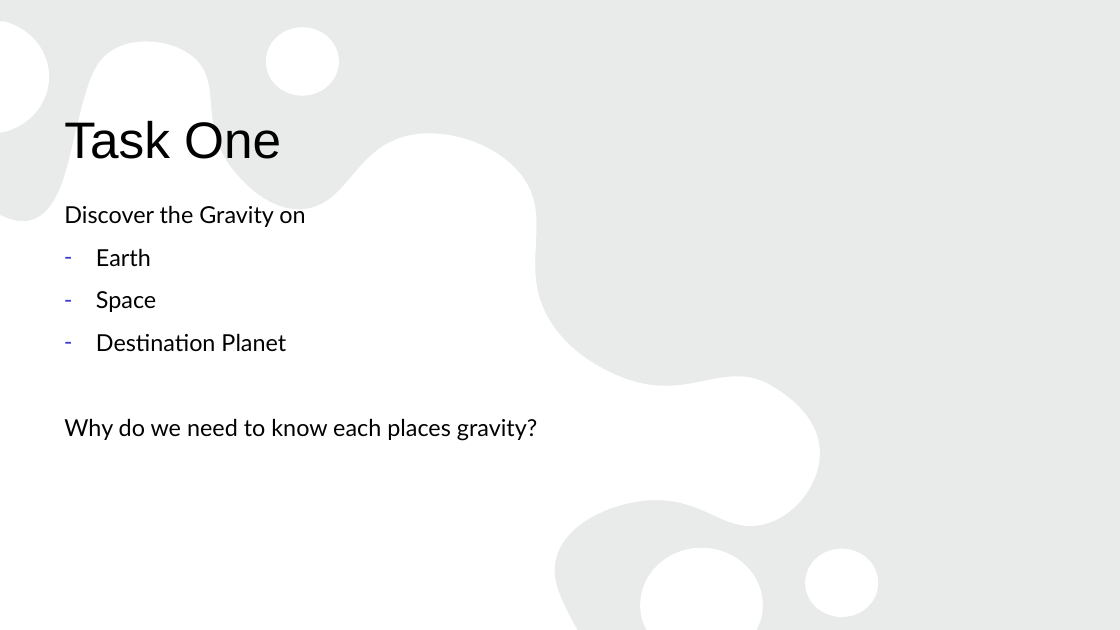
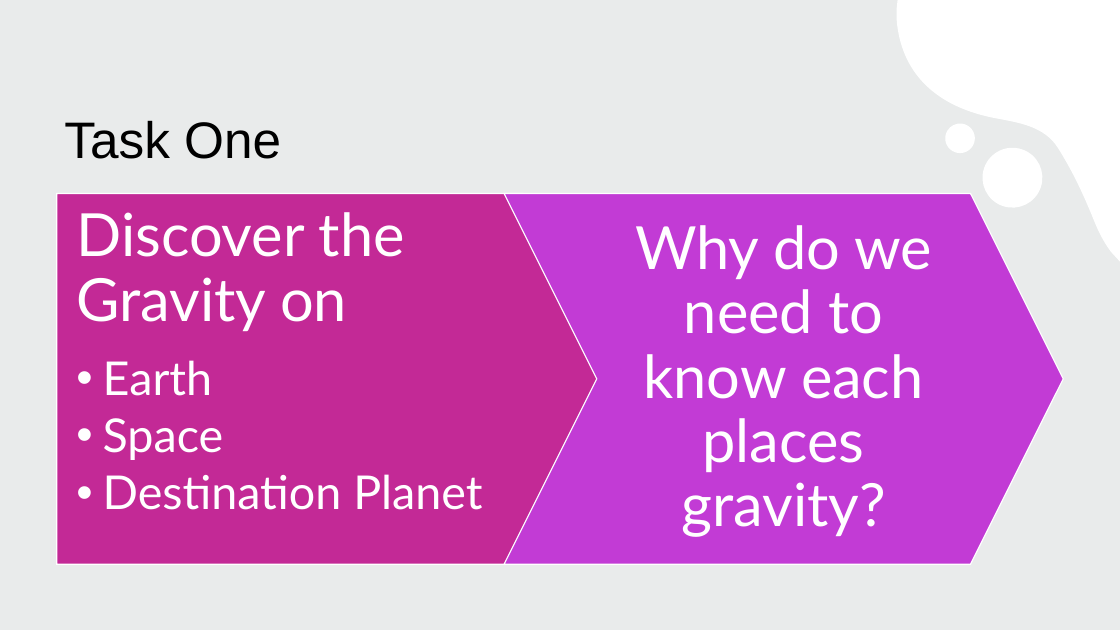
Before and after one commit to nokeeffe2013/Engage-Science-Compsci, a slide deck: slide 3 of Engage_Lesson5/lesson5_space.pptx. Drawn at 1120x630 pixels with LibreOffice and Linux fonts; fonts in the diff are those of the drawing. Boxes give left, top, right and bottom in pixels: in the first picture for what was removed or moved away, otherwise in the second. Text is boxed around its words. In the diff, an @@ line names an element or a change of style, - is before the commit and + after.

```diff
--- a/Engage_Lesson5/lesson5_space.pptx
+++ b/Engage_Lesson5/lesson5_space.pptx
@@ rectangle removed at bbox=[0, 0, 1120, 630] @@
@@ rectangle added at bbox=[0, 0, 1120, 630], fill #F0F3F2 @@
@@ rectangle added at bbox=[0, 0, 1120, 630], fill #AEAEAE at 10% opacity @@
@@ freeform shape added at bbox=[897, 0, 1120, 262], fill #FFFFFF @@
@@ text "Discover the Gravity on" at bbox=[76, 212, 482, 510]: size 20 to 51 pt in "Discover the Gravity on"; text colour #000000 to #FFFFFF; size 20 to 40 pt in "Earth", "Space", "Destination Planet"; line spacing 1.1 to 0.9; more space between paragraphs; bullet - to •; list level 1 to 2 in "Earth"; list level 1 to 2 in "Space"; list level 1 to 2 in "Destination Planet" @@
@@ pentagon arrow added at bbox=[57, 193, 617, 564], fill #C32996, outline #FFFFFF 1 pt @@
@@ chevron added at bbox=[504, 193, 1064, 564], fill #C23BD5, outline #FFFFFF 1 pt @@
@@ text added at bbox=[635, 225, 932, 537], 51 pt, text #FFFFFF @@
+Why do we need to know each places gravity?
@@ text at bbox=[64, 418, 537, 441]: paragraph removed @@
-Why do we need to know each places gravity?
```
Also in this commit, not shown: 5 other slides changed, 1 slide added, 11 other files.
